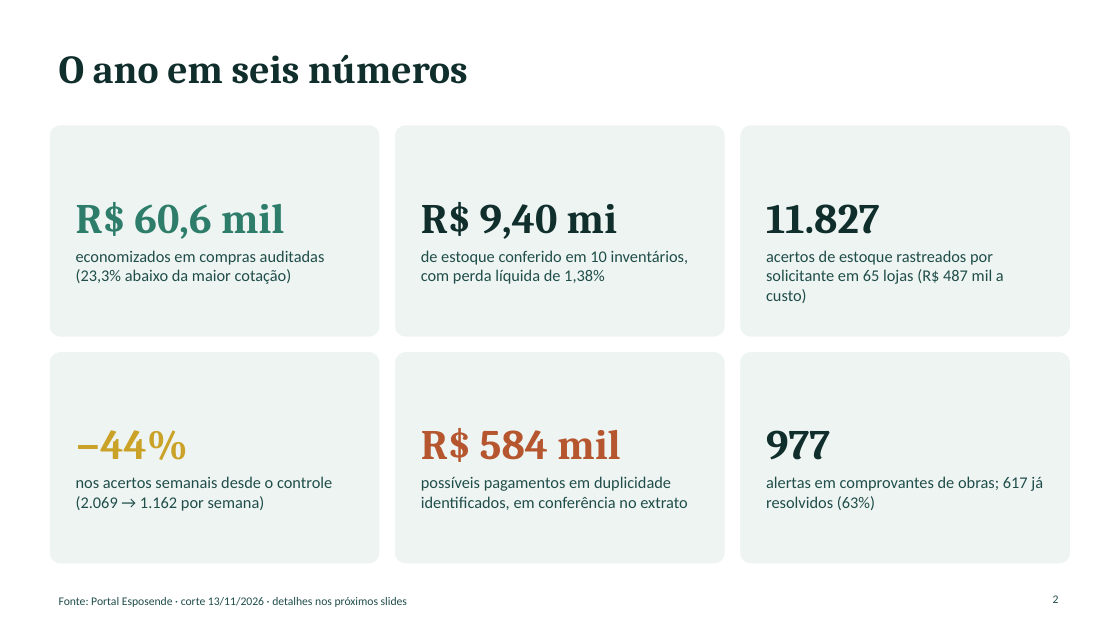
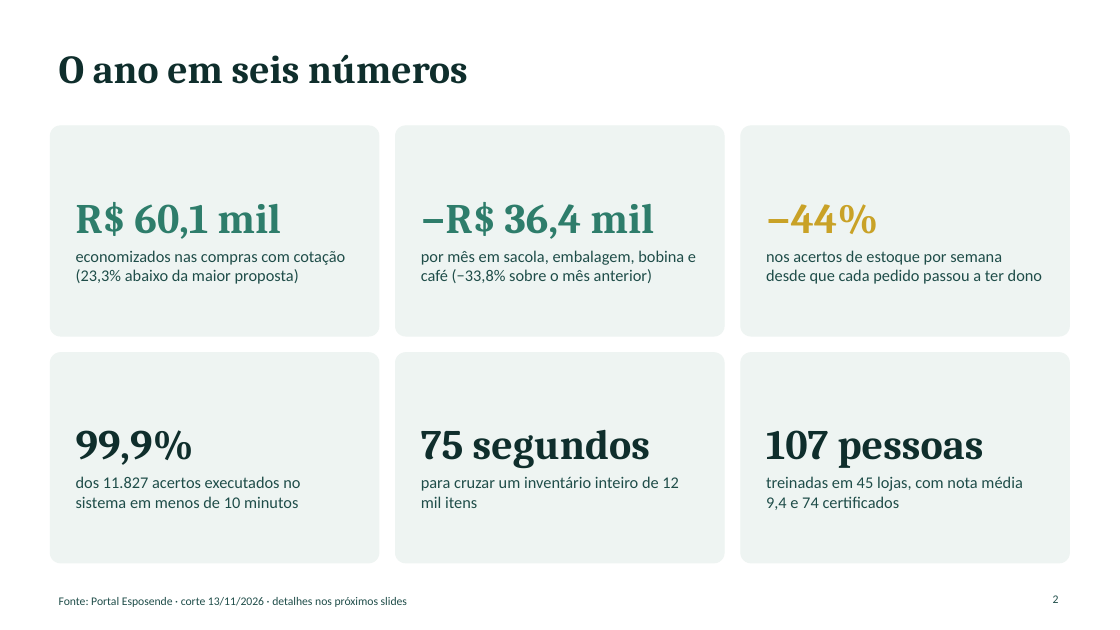
Before and after one commit to raqueri1970-sketch/sistema-de-auditoria, a slide deck: slide 2 of docs/apresentacao-24nov/Esposende_2026_Apresentacao.pptx. Drawn at 1120x630 pixels with LibreOffice and Linux fonts; fonts in the diff are those of the drawing. Boxes give left, top, right and bottom in pixels: in the first picture for what was removed or moved away, otherwise in the second. Text is boxed around its words. In the diff, an @@ line names an element or a change of style, - is before the commit and + after.

```diff
--- a/docs/apresentacao-24nov/Esposende_2026_Apresentacao.pptx
+++ b/docs/apresentacao-24nov/Esposende_2026_Apresentacao.pptx
@@ text at [76, 202, 281, 239]: text changed @@
-R$ 60,6 mil
+R$ 60,1 mil
@@ text at [421, 202, 654, 239]: text changed; text colour #0F2E2C to #2E7D6B @@
-R$ 9,40 mi
+−R$ 36,4 mil
@@ text at [766, 204, 878, 234]: text changed; text colour #0F2E2C to #C9A227 @@
-11.827
+−44%
@@ text at [76, 250, 346, 284]: text changed @@
-economizados em compras auditadas (23,3% abaixo da maior cotação)
+economizados nas compras com cotação (23,3% abaixo da maior proposta)
@@ text at [421, 250, 696, 283]: text changed @@
-de estoque conferido em 10 inventários, com perda líquida de 1,38%
+por mês em sacola, embalagem, bobina e café (−33,8% sobre o mês anterior)
@@ text at [766, 250, 1042, 284]: text changed @@
-acertos de estoque rastreados por solicitante em 65 lojas (R$ 487 mil a custo)
+nos acertos de estoque por semana desde que cada pedido passou a ter dono
@@ text at [76, 430, 194, 465]: text changed; text colour #C9A227 to #0F2E2C @@
-−44%
+99,9%
@@ text at [421, 429, 650, 469]: text changed; text colour #B5562F to #0F2E2C @@
-R$ 584 mil
+75 segundos
@@ text at [766, 430, 984, 468]: text changed @@
-977
+107 pessoas
@@ text at [76, 476, 300, 508]: text changed @@
-nos acertos semanais desde o controle (2.069 → 1.162 por semana)
+dos 11.827 acertos executados no sistema em menos de 10 minutos
@@ text at [421, 476, 679, 508]: text changed @@
-possíveis pagamentos em duplicidade identificados, em conferência no extrato
+para cruzar um inventário inteiro de 12 mil itens
@@ text at [766, 476, 1022, 510]: text changed @@
-alertas em comprovantes de obras; 617 já resolvidos (63%)
+treinadas em 45 lojas, com nota média 9,4 e 74 certificados
```
Also in this commit, not shown: 10 other slides changed, 3 slides added, 3 slides removed, 2 other files.
